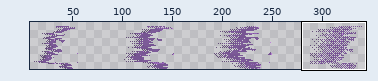
A pixel-art file gets an edit: Assets/Characters/Carter/Demon/demon_clone_ghost.aseprite. Above, an overview of the earlier version with the close-up marked.
Close-up. Old version:
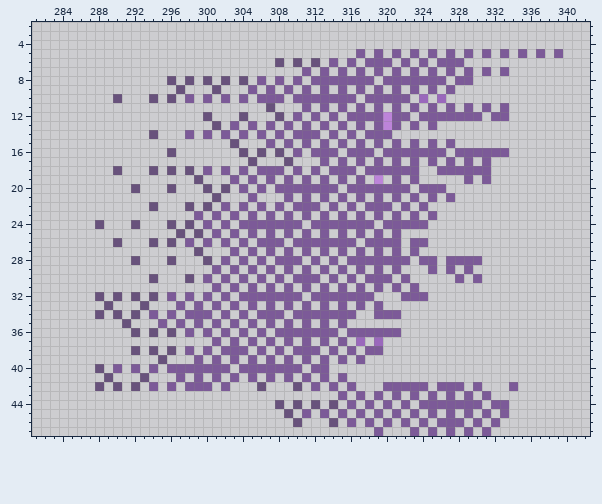
384x48 pixels, 1 frame. Shown: x 281..342, y 2..47. The wide view leaves out empty margins. The commit also changed other parts of the picture, which this record leaves out.
After:
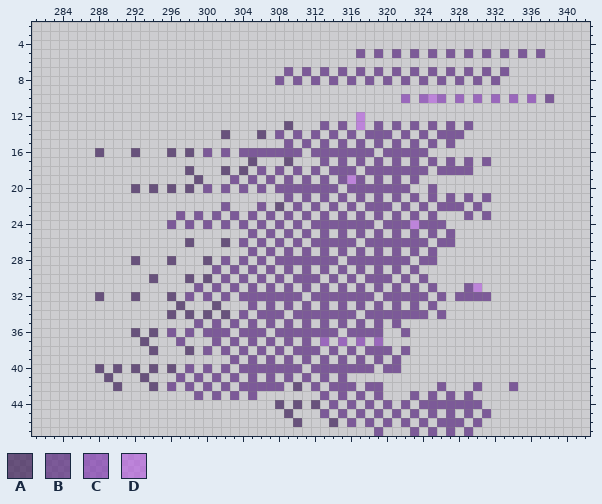
Palette (. is transparent): A #2e0c4ca2  B #4e1878a2  C #7c2eb0a2  D #b45ae0a2
Change:
y 5: x 339 B -> .
y 6: x 308 A -> .; x 310 A -> .; x 312 A -> .; x 314 B -> .; x 316 B -> .; x 318..320 BBB -> ...; x 322 B -> .; x 324 B -> .; x 326..328 BBB -> ...
y 7: x 309 . -> B
y 8: x 296 A -> .; x 298 A -> .; x 300 A -> .; x 302 A -> .; x 304 A -> .; x 306 B -> .; x 313 B -> .; x 315 B -> .; x 317 B -> .; x 321 B -> .; x 323 B -> .; x 325 B -> .; x 329..330 B. -> .B; x 332 . -> B
y 9: x 297 A -> .; x 301 A -> .; x 305 B -> .; x 307 B -> .; x 309 B -> .; x 311 B -> .; x 313 B -> .; x 315 B -> .; x 317 B -> .; x 319 B -> .; x 321 B -> .; x 323 B -> .; x 325 B -> .; x 327 B -> .
y 10: x 290 A -> .; x 294 A -> .; x 296 A -> .; x 298 B -> .; x 300 B -> .; x 302 B -> .; x 304 B -> .; x 306..308 BBB -> ...; x 310..316 BBBBBBB -> .......; x 318..322 BBBBB -> ....C; x 325 . -> D; x 328 . -> C; x 330 . -> C; x 332 . -> C; x 334 . -> C; x 336 . -> C; x 338 . -> B
y 11: x 307 A -> .; x 311 B -> .; x 313 B -> .; x 315 B -> .; x 317 B -> .; x 319 B -> .; x 321 B -> .; x 323 B -> .; x 325 B -> .; x 327 B -> .; x 329 B -> .; x 331 B -> .; x 333 B -> .
y 12: x 300 A -> .; x 304 A -> .; x 308 A -> .; x 310 B -> .; x 312 B -> .; x 314 B -> .; x 316..322 BBBBDBB -> .D.....; x 324..330 BBBBBBB -> .......; x 332..333 BB -> ..
y 13: x 301 A -> .; x 303 B -> .; x 305 B -> .; x 307 B -> .; x 309 B -> A; x 311 B -> .; x 317 B -> D; x 320 D -> .; x 327 . -> B; x 329 . -> B
y 14: x 294 A -> .; x 298 B -> .; x 300 B -> .; x 302 B -> A; x 304 B -> .; x 306 B -> A; x 311 B -> .; x 322 . -> B; x 324 . -> B; x 326..328 ... -> BBB
y 15: x 303 A -> .; x 307 B -> .
y 16: x 288 . -> A; x 292 . -> A; x 298 . -> A; x 300 . -> B; x 302 . -> B; x 304..309 A.A.A. -> BBBBBB; x 315 . -> B; x 325..326 BB -> ..; x 328..333 BBBBBB -> ......
y 18: x 290 A -> .; x 294 A -> .; x 296 A -> .; x 300 B -> .; x 302 B -> A; x 304 B -> A; x 307 B -> .; x 324 . -> B; x 330..331 BB -> ..
y 19: x 316 . -> D; x 319 D -> B; x 329 B -> .; x 331 B -> .
y 20: x 294 . -> A; x 298 . -> A; x 300 A -> B; x 302 A -> B; x 324 B -> .; x 326 B -> .
y 21: x 301 A -> .; x 305 B -> .; x 329 . -> B; x 331 . -> B
y 22: x 294 A -> .; x 298 A -> .; x 300 A -> .; x 304 B -> .; x 308 B -> A; x 311 B -> .; x 326..328 ... -> BBB; x 330 . -> B
y 23: x 297 . -> B; x 329 . -> B; x 331 . -> B
y 24: x 288 A -> .; x 292 A -> .; x 296 A -> B; x 298 A -> B; x 305 B -> .; x 307 B -> .; x 309 B -> .; x 323 B -> D; x 325..326 .. -> BB
y 25: x 297 A -> .; x 299 A -> .; x 301 B -> .; x 303 B -> .; x 323 . -> B; x 325 . -> B; x 327 . -> B
y 26: x 290 A -> .; x 294 A -> .; x 296 A -> .; x 298 B -> A; x 300 B -> .; x 302 B -> A; x 307 B -> .; x 311 B -> .; x 322 . -> B; x 326..327 .. -> BB
y 27: x 299 A -> .; x 303 B -> .; x 325 . -> B
y 28: x 311 . -> B; x 313 . -> B; x 327..330 BBBB -> ....
y 29: x 323 . -> B; x 325 B -> .; x 327 B -> .; x 329 B -> .
y 30: x 300 B -> A; x 324 . -> B; x 328 B -> .; x 330 B -> .
y 31: x 299 . -> B; x 325 . -> B; x 329..330 .. -> BD
y 32: x 290 A -> .; x 294 A -> .; x 296 B -> A; x 320..321 .. -> BB; x 326 . -> B; x 328..331 .... -> BBBB
y 33: x 289 A -> .; x 293 A -> .; x 297 B -> A; x 299 B -> .; x 301 B -> A; x 303 B -> .; x 321 . -> B; x 323 . -> B; x 325 . -> B
y 34: x 288 A -> .; x 290 A -> .; x 292 A -> .; x 294 B -> .; x 296 B -> A; x 298..300 BBB -> A.A; x 302 B -> A; x 318 . -> B; x 322..324 ... -> BBB; x 326 . -> B
y 35: x 291 A -> .; x 295 B -> .; x 297 B -> .; x 317 . -> B; x 319 . -> B; x 321 . -> B
y 36: x 296 A -> B; x 301 . -> B; x 305 . -> B; x 320..322 BB. -> ..B
y 37: x 293 . -> A; x 297 . -> B; x 313 B -> C; x 315 B -> C
y 38: x 292 A -> .; x 296 A -> .; x 298 B -> A; x 303 B -> .; x 320 . -> B; x 322 . -> B
y 39: x 295 A -> .; x 299 B -> .; x 301 B -> .; x 319 . -> B; x 321 . -> B
y 40: x 290 B -> A; x 292 B -> A; x 294 B -> A; x 296..297 BB -> A.; x 299 B -> .; x 301 B -> .; x 314..318 ..... -> BBBBB; x 320..321 .. -> BB
y 42: x 288 A -> .; x 292 A -> .; x 294 B -> A; x 299 B -> .; x 304..308 ..A.. -> BBBBB; x 315 . -> B; x 318..324 ..BBBBB -> BB.....; x 327..328 BB -> ..
y 43: x 299 . -> B; x 301 . -> B; x 303 . -> B; x 305 . -> B; x 313 . -> B; x 321 B -> .; x 331 B -> .
y 44: x 314 A -> B; x 332..333 BB -> ..
y 45: x 311 B -> .; x 333 B -> .
y 46: x 332 B -> .
y 47: x 331 B -> .
Changed places in both close-ups, as pixel boxes (x1, y1, x2, y2):
changed: (95, 49, 563, 436)
